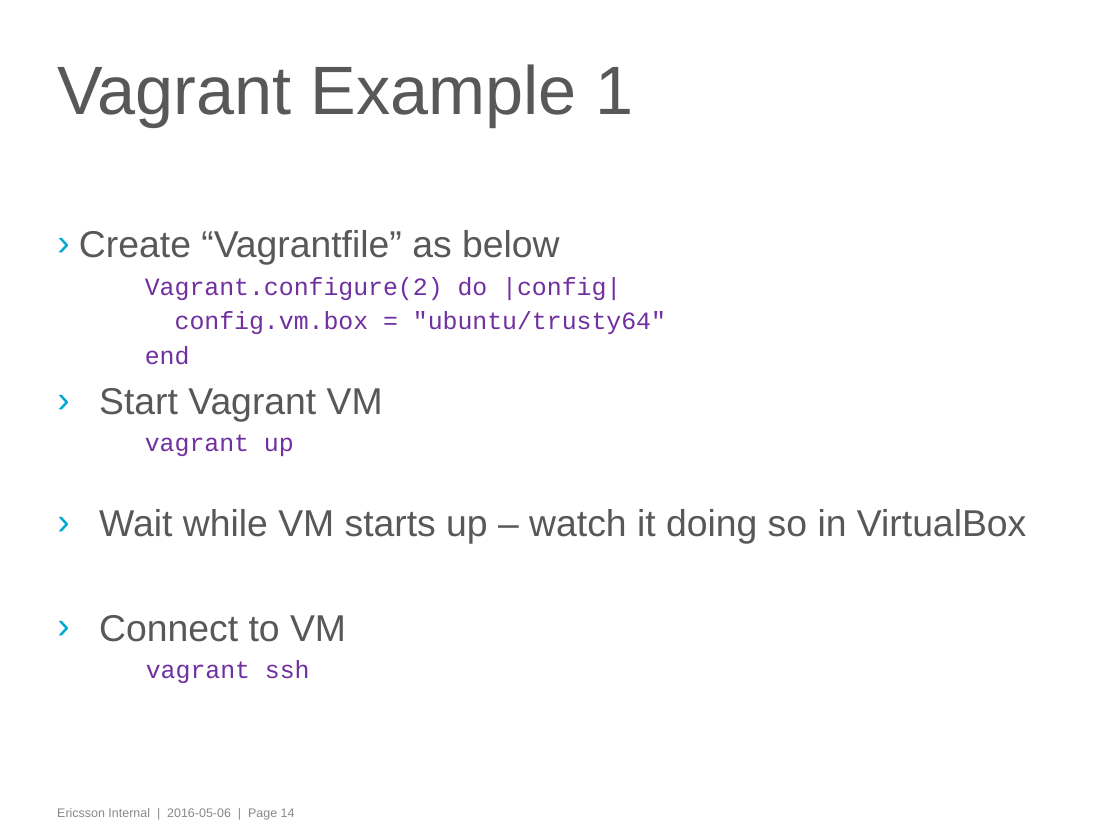
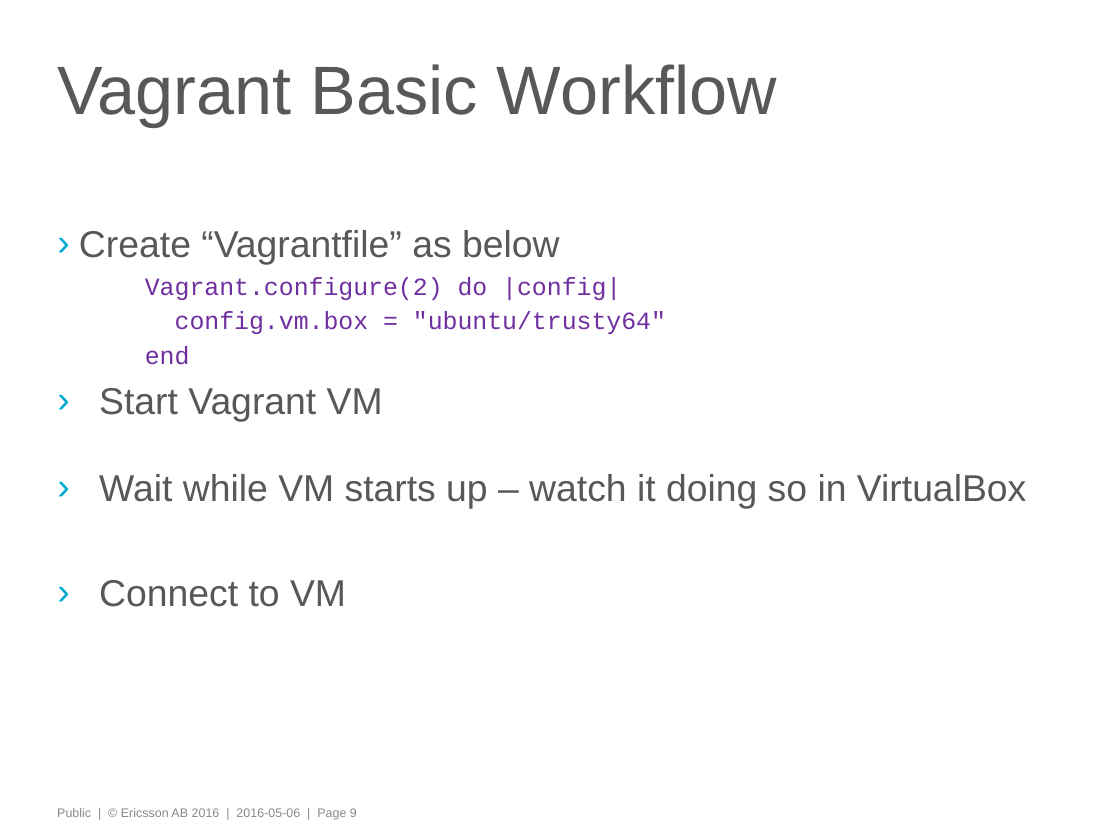
Before and after one commit to iamroddo/learnathon, a slide deck: slide 9 of Vagrant-Ansible-Git_Learnathon.pptx (slide 14 before the commit). Drawn at 1120x840 pixels with LibreOffice and Linux fonts; fonts in the diff are those of the drawing; background and template pictures are left out. Boxes give left, top, right and bottom in pixels: in the first picture for what was removed or moved away, otherwise in the second. Text is boxed around its words. In the diff, an @@ line names an element or a change of style, - is before the commit and + after.

```diff
--- a/Vagrant-Ansible-Git_Learnathon.pptx
+++ b/Vagrant-Ansible-Git_Learnathon.pptx
@@ title at (57,64,777,126): text changed @@
-Vagrant Example 1
+Vagrant Basic Workflow
@@ text at (145,434,294,456): paragraph removed @@
-    vagrant up
@@ text at (146,660,310,683): paragraph removed @@
-        vagrant ssh
@@ text at (57,808,357,820): text changed @@
-Ericsson Internal | 2016-05-06 | Page 14
+Public | © Ericsson AB 2016 | 2016-05-06 | Page 9
```
Also in this commit, not shown: 27 other slides changed, 5 slides added, 1 slide removed, 6 other files.
